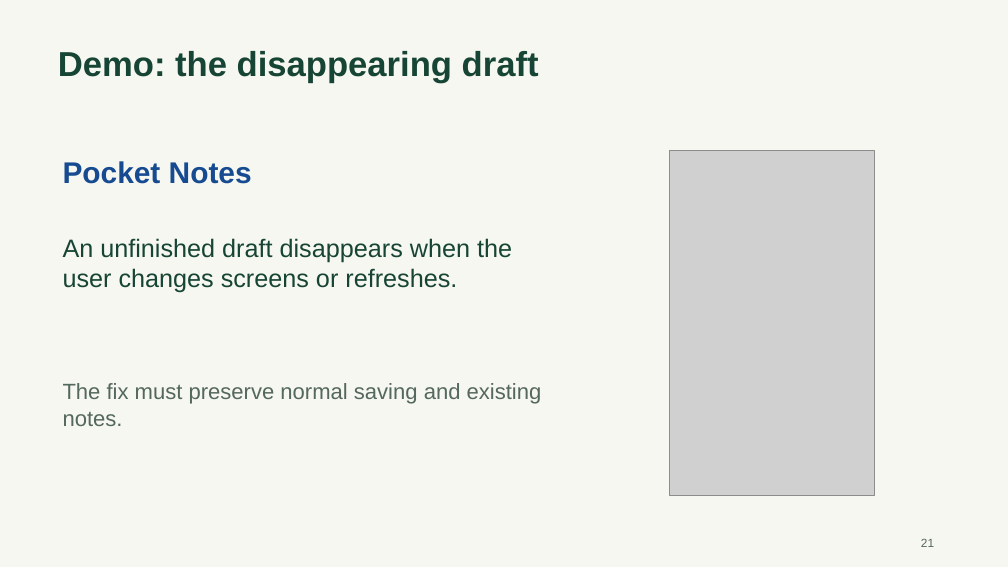
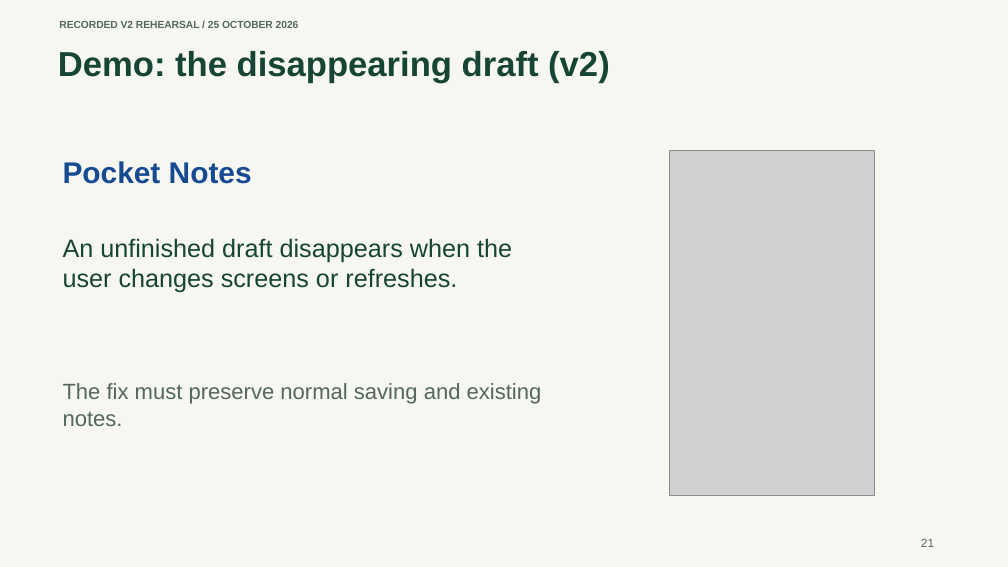
Before and after one commit to shubham-t/harness-lab, a slide deck: slide 21 of presentation/Agent-Harness-Workshop.pptx. Drawn at 1008x567 pixels with LibreOffice and Linux fonts; fonts in the diff are those of the drawing; grey boxes stand for pictures. Boxes give left, top, right and bottom in pixels: in the first picture for what was removed or moved away, otherwise in the second. Text is boxed around its words. In the diff, an @@ line names an element or a change of style, - is before the commit and + after.

Commit message:
Clarify live outcomes, harden rehearsal evaluation and record v3 evidence

```diff
--- a/presentation/Agent-Harness-Workshop.pptx
+++ b/presentation/Agent-Harness-Workshop.pptx
@@ text added at [59,21,299,28], 9.8 pt, text #54685D, bold @@
+RECORDED V2 REHEARSAL / 25 OCTOBER 2026
@@ text at [58,51,610,83]: text changed @@
-Demo: the disappearing draft
+Demo: the disappearing draft (v2)
```
Also in this commit, not shown: 12 other slides changed, 2 slides added, 45 other files.
